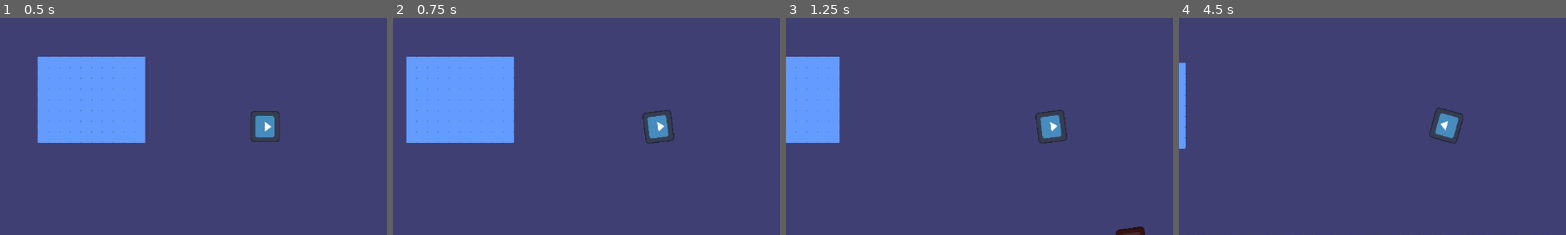
Above: before the commit, frames 1-4 (left to right).
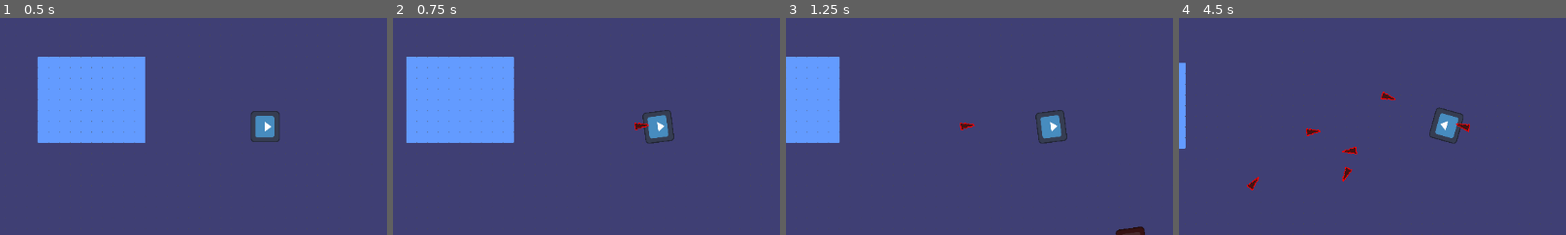
Above: after the commit, the same moments.

Repository: Gorgun-North/project-x
Game: Godot game, scene res://scenes/level_scenes/root.tscn
The game is run twice, just before and just after one commit, with the same random seed, the same clock (stepped at 60 frames per second) and the same inputs. The engine's default icon, where the game draws it, is replaced by a stand-in: a white triangle on a blue panel in a dark square.
Inputs (mouse positions are % of the whole screen's width and height, from its top left):
- Up to frame 1 (0.5 s): no input
- Up to frame 2 (0.75 s): move the mouse to (72, 45) at 0.52 s; hold D (WASD_RIGHT) from 0.53 s (still down); click (72, 45) at 0.6 s
- Up to frame 3 (1.25 s): keep holding D (WASD_RIGHT)
- Up to frame 4 (4.5 s): move the mouse to (30, 55) at 1.27 s; release D (WASD_RIGHT) at 1.28 s; hold S (WASD_DOWN) 1.28-2.03 s; tap Space (SPACEBAR) at 1.35, 3.6 s; click (30, 55) at 1.55 s; move the mouse to (60, 28) at 2.02 s; hold D (WASD_RIGHT) 2.03-2.78 s; click (60, 28) at 2.1 s; move the mouse to (45, 70) at 2.77 s; hold W (WASD_UP) 2.78-3.53 s; click (45, 70) at 2.85 s; move the mouse to (80, 65) at 3.52 s; hold A (WASD_LEFT) from 3.53 s (still down); click (80, 65) at 3.8 s; move the mouse to (20, 35) at 4.27 s; click (20, 35) at 4.35 s
The pictures show only the part of the screen within x 16-66%, y 25-75%; the shares and areas given below are measured in that part.

Frame 1 is identical in both runs. In frame 2, 0.1% of the frame differs, in the area x 62-67%, y 48-52%; in frame 3, 0.1%; in frame 4, 0.6%, in the area x 17-76%, y 33-80%.

Commit message:
testing main protection

Diff:
--- a/project.godot
+++ b/project.godot
@@ -50,6 +50,11 @@
 "events": [Object(InputEventKey,"resource_local_to_scene":false,"resource_name":"","device":-1,"window_id":0,"alt_press …(191 unchanged characters)…
 ]
 }
+LMB={
+"deadzone": 0.2,
+"events": [Object(InputEventMouseButton,"resource_local_to_scene":false,"resource_name":"","device":-1,"window_id":0,"alt_pressed":false,"shift_pressed":false,"ctrl_pressed":false,"meta_pressed":false,"button_mask":0,"position":Vector2(0, 0),"global_position":Vector2(0, 0),"factor":1.0,"button_index":1,"canceled":false,"pressed":false,"double_click":false,"script":null)
+]
+}
 
 [navigation]
 
--- /dev/null
+++ b/scenes/object_scenes/bullet.tscn
@@ -0,0 +1,13 @@
+[gd_scene load_steps=2 format=3 uid="uid://c626xpxk87816"]
+
+[ext_resource type="Texture2D" uid="uid://cn1fm58fx6vfu" path="res://assets/test_assets/projectile.png" id="1_gx4ld"]
+
+[node name="bullet" type="Area2D"]
+scale = Vector2(2.5, 2.5)
+
+[node name="Sprite2D" type="Sprite2D" parent="."]
+texture_filter = 1
+texture = ExtResource("1_gx4ld")
+
+[node name="CollisionPolygon2D" type="CollisionPolygon2D" parent="."]
+polygon = PackedVector2Array(-8, 4, 9, 1, 9, -1, -8, -5)
--- a/scenes/object_scenes/enemy.tscn
+++ b/scenes/object_scenes/enemy.tscn
@@ -19,7 +19,7 @@
 scale = Vector2(0.726562, 0.671875)
 texture = ExtResource("1_rrwef")
 
-[node name="CollisionShape2D" type="CollisionShape2D" parent="."]
+[node name="enemy_hitbox" type="CollisionShape2D" parent="."]
 position = Vector2(-0.5, 0.5)
 rotation = 1.5708
 scale = Vector2(0.726562, 0.671875)
--- a/scenes/object_scenes/player.tscn
+++ b/scenes/object_scenes/player.tscn
@@ -6,6 +6,7 @@
 [ext_resource type="Script" uid="uid://db4to3nv4681q" path="res://scripts/player_scripts/player_idle.gd" id="4_7vqky"]
 [ext_resource type="Script" uid="uid://d1l0ieqx84tnc" path="res://scripts/player_scripts/player_dodge.gd" id="4_rerrf"]
 [ext_resource type="Script" uid="uid://cne6cycqyygxn" path="res://scripts/player_scripts/player_mouse_look.gd" id="5_u2ccb"]
+[ext_resource type="Script" uid="uid://bbtb6daq4omy7" path="res://scripts/player_scripts/player_attack.gd" id="7_8iuoe"]
 
 [sub_resource type="CircleShape2D" id="CircleShape2D_u2ccb"]
 radius = 56.0892
@@ -19,7 +20,7 @@
 scale = Vector2(0.726562, 0.671875)
 texture = ExtResource("1_xjjvf")
 
-[node name="CollisionShape2D" type="CollisionShape2D" parent="."]
+[node name="player_hitbox" type="CollisionShape2D" parent="."]
 position = Vector2(-3, 2)
 rotation = 1.5708
 shape = SubResource("CircleShape2D_u2ccb")
@@ -54,3 +55,7 @@
 [node name="Mouse_look" type="Node" parent="." node_paths=PackedStringArray("body")]
 script = ExtResource("5_u2ccb")
 body = NodePath("..")
+
+[node name="Attack" type="Node" parent="." node_paths=PackedStringArray("body")]
+script = ExtResource("7_8iuoe")
+body = NodePath("..")
--- /dev/null
+++ b/scripts/object_scripts/bullet_script.gd
@@ -0,0 +1 @@
+extends Node
--- /dev/null
+++ b/scripts/player_scripts/player_attack.gd
@@ -0,0 +1,25 @@
+extends Node
+
+@export var body: CharacterBody2D
+
+@export var player_hitbox_size: float = 70.0
+
+func _input(event: InputEvent) -> void:
+	#Checks if the body is selected and if so, lets the characterbody2d look at the mouse
+
+	if Input.is_action_just_pressed("LMB"):
+		if body:
+			var bullet = preload("res://scenes/object_scenes/bullet.tscn").instantiate()
+
+			var mouse_pos := body.get_global_mouse_position()
+			var shoot_angle : float = (mouse_pos - body.global_position).angle()
+
+			var bullet_dir: Vector2 = (mouse_pos - body.global_position).normalized()
+
+			bullet.global_position = body.global_position
+			bullet.rotation = shoot_angle
+
+			get_tree().root.add_child(bullet)
+
+		else:
+			print("body is not selected, attach it to this node: ", self)
--- a/scripts/player_scripts/player_dodge.gd
+++ b/scripts/player_scripts/player_dodge.gd
@@ -31,7 +31,6 @@
 	if dodge_cooldown_timer.is_stopped():
 		dodge_cooldown_timer.start()
 
-func _physics_process(delta: float) -> void:
-	print(dodge_cooldown_timer.time_left)
+func _physics_process(_delta: float) -> void:
 	if !dodge_cooldown_timer.is_stopped():
 		Transitioned.emit(self, "Idle")
Binary file added: assets/test_assets/projectile.png
Not shown, added: assets/test_assets/projectile.png.import
Not shown: 1 places in scenes/object_scenes/player.tscn that only renumber resources
Not shown, added: scripts/object_scripts/bullet_script.gd.uid
Not shown, added: scripts/player_scripts/player_attack.gd.uid
